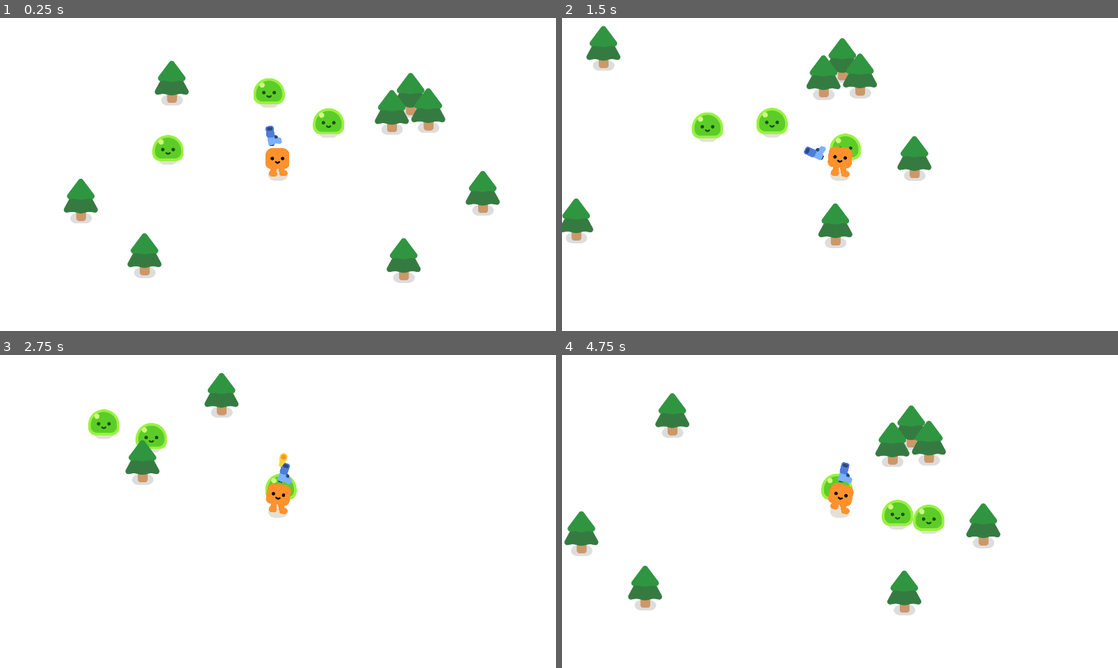
Above: before the commit, frames 1-4 (two rows, left to right).
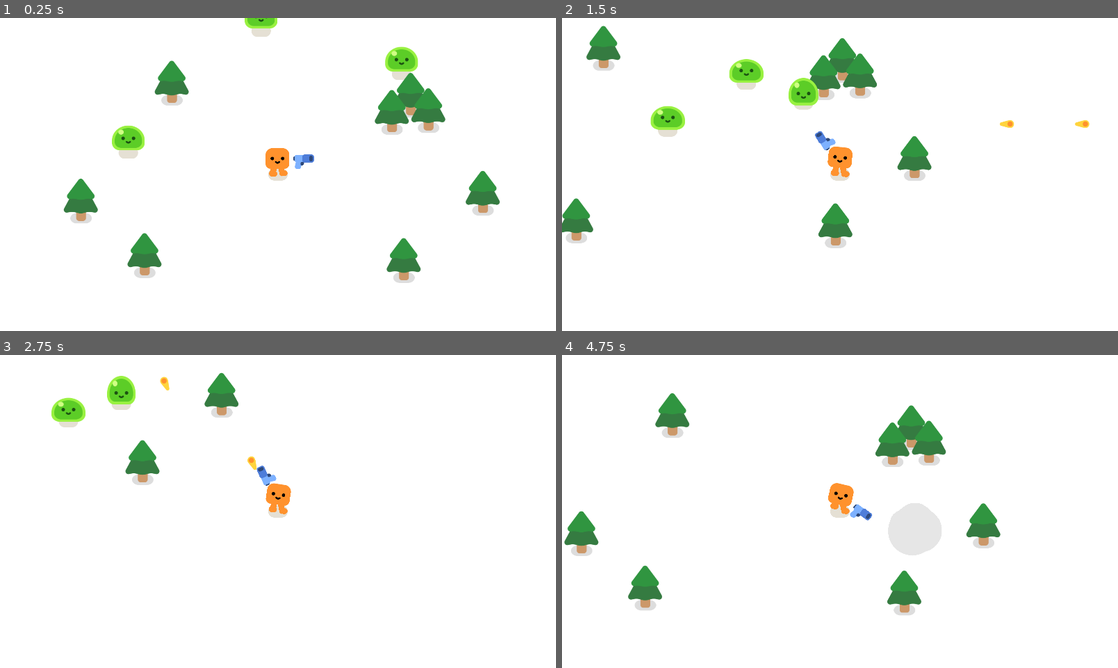
Above: after the commit, the same moments.

Repository: mvfranco94/2d-project-godot
Game: Godot game, scene res://survivors_game.tscn
Two runs of this game, one before a commit and one after it. Both use one fixed random seed, a clock stepped at 60 frames per second and the inputs below.
Inputs:
- Up to frame 1 (0.25 s): no input
- Up to frame 2 (1.5 s): hold D (move_right) 0.53-1.28 s; hold S (move_down) from 1.28 s (still down)
- Up to frame 3 (2.75 s): release S (move_down) at 2.03 s; hold D (move_right) from 2.03 s (still down)
- Up to frame 4 (4.75 s): release D (move_right) at 2.78 s; hold W (move_up) 2.78-3.53 s; hold A (move_left) from 3.53 s (still down)

The runs differ from the first frame. In frame 1, 2.8% of the frame differs, in the area x 20-76%, y 0-49%; in frame 2, 2.8%, in the area x 15-95%, y 13-46%; in frame 3, 2.2%; in frame 4, 1.8%.

Commit message:
Add damage to the mob
When the enemy is hit by a bullet they take damage.
Now they have a visual effect when it's hit, and
visual effect when it's died

Diff:
--- a/mob.gd
+++ b/mob.gd
@@ -1,8 +1,27 @@
 extends CharacterBody2D
 
+var health = 3
+
 @onready var player : CharacterBody2D = get_node("/root/Game/Player")
+
+func _ready():
+	%Slime.play_walk()
+
 
 func _physics_process(delta):
 	var direction = global_position.direction_to(player.global_position)
 	velocity = direction * 300
 	move_and_slide()
+
+
+func take_damage():
+	health -= 1
+	%Slime.play_hurt()
+
+	if health == 0:
+		queue_free()
+
+		const SMOKE_SCENE = preload("res://smoke_explosion/smoke_explosion.tscn")
+		var smoke = SMOKE_SCENE.instantiate()
+		get_parent().add_child(smoke)
+		smoke.global_position = global_position
--- a/mob.tscn
+++ b/mob.tscn
@@ -13,6 +13,7 @@
 script = ExtResource("1_0fv0o")
 
 [node name="Slime" parent="." instance=ExtResource("1_jod1t")]
+unique_name_in_owner = true
 
 [node name="CollisionShape2D" type="CollisionShape2D" parent="."]
 position = Vector2(0, -29)
--- a/survivors_game.tscn
+++ b/survivors_game.tscn
@@ -18,13 +18,13 @@
 position = Vector2(939, 503)
 
 [node name="Mob" parent="." instance=ExtResource("2_jp1pg")]
-position = Vector2(485, 437)
+position = Vector2(348, 417)
 
 [node name="Mob2" parent="." instance=ExtResource("2_jp1pg")]
-position = Vector2(899, 177)
+position = Vector2(872, -67)
 
 [node name="Mob3" parent="." instance=ExtResource("2_jp1pg")]
-position = Vector2(1171, 307)
+position = Vector2(1424, 109)
 
 [node name="PineTree" parent="." instance=ExtResource("2_5g45k")]
 position = Vector2(259, 654)
